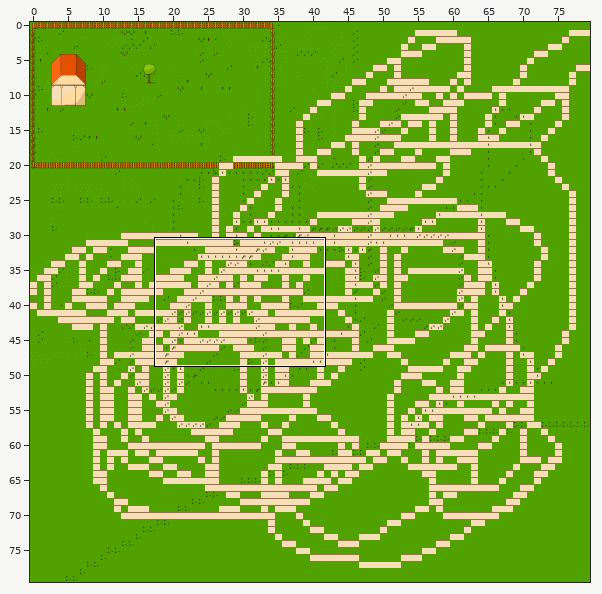
Level history. Tiled map: res/maps/test_map_1.tmx. Above, an overview of the earlier version with the close-up marked.
Close-up. As it was:
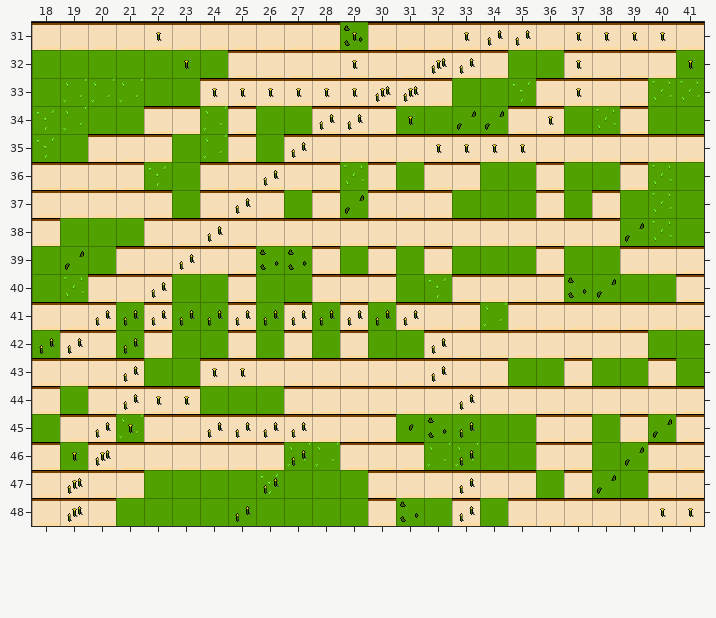
Cells are 32x32 px. Shown: x 18..41, y 31..48. The commit also changed other parts of the map, which this record leaves out. The old version is drawn lined up with the new one.
The same view after the edit:
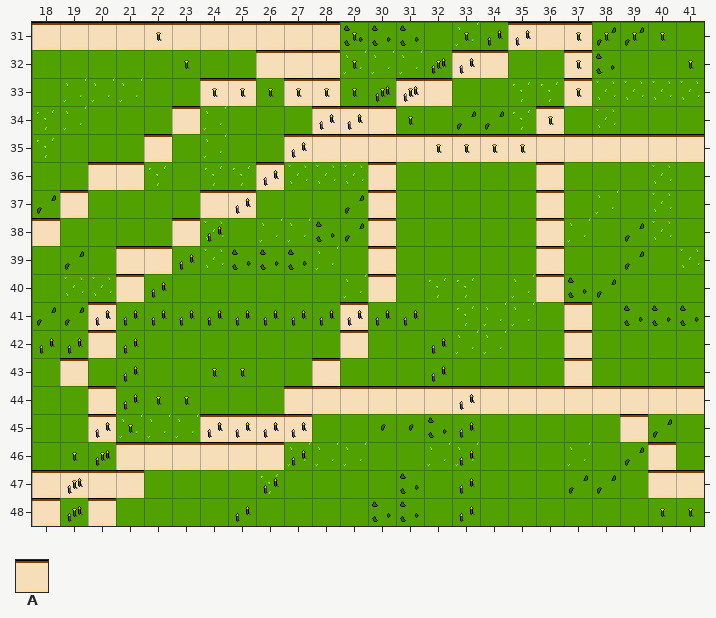
Key: from "tileset_1": A 66.
_ is an empty cell.
Tiles replaced or removed in this view: A.
The edit:
Changed rows in their new state; . is an unchanged cell.
map size 80x80 -> 50x50 cells
Layer "Ground2" (removed):
first column x 18:
31 ............_____...____
32 ......._...____.....___.
33 ........_..__....._.__..
34 ...._.._........._..._..
35 ..__..._................
36 __....__.__...__....._..
37 _.___..._._..__....._...
38 ...._.______._____.__...
39 .....___.._..._......___
40 .._._.._..__...___....._
41 __.._.._._...___.__.____
42 ._.._.._._...._____.__..
43 _.__..____.______....._.
44 _..___..................
45 ._..__....___.....__..._
46 _._........___....__..._
47 ............______._....
48 ._.........._.._._______
Boxes around the changes in both close-ups, in picture pixels (x1, y1, x2, y2):
removed: (32, 22, 704, 526)
